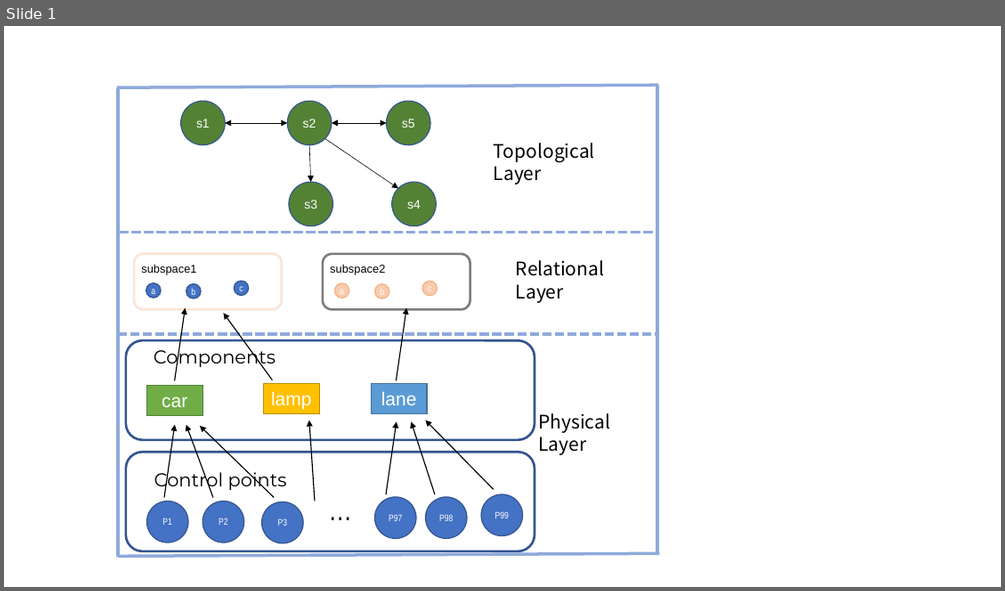
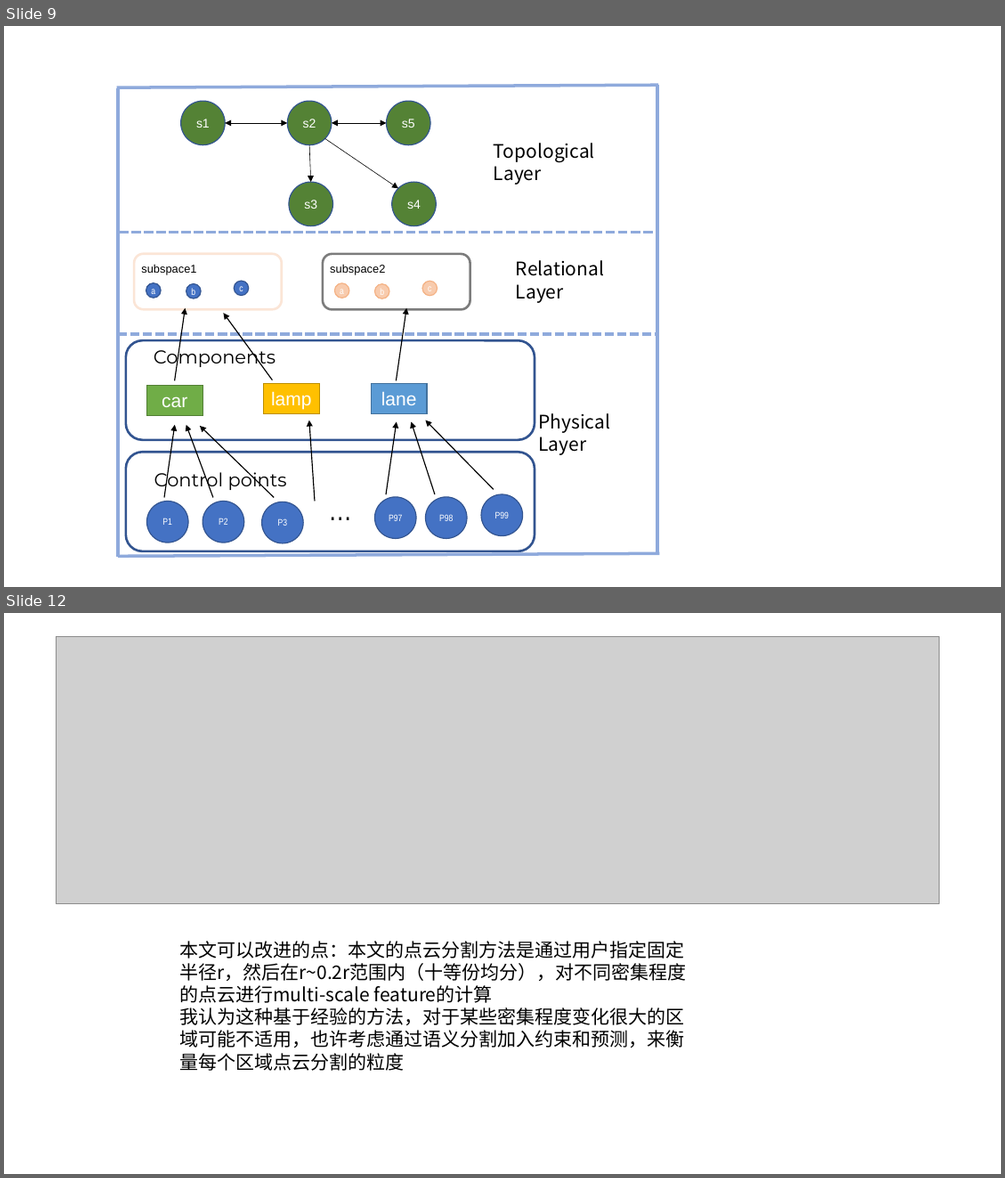
Before and after one commit to Kyrie11/hierarchicalMap, a slide deck: images.pptx. Shown one above the other, each under a label of ours: slide 1 before the commit, slides 9 and 12 after it; the slides between them are not shown. The pictures are 1005x591 and 1005x1178 pixels, drawn with LibreOffice and Linux fonts; fonts in the diff are those of the drawing; grey boxes stand for pictures. Boxes give left, top, right and bottom in pixels: in the first picture for what was removed or moved away, otherwise in the second. Text is boxed around its words. In the diff, an @@ line names an element or a change of style, - is before the commit and + after.

```diff
--- a/images.pptx
+++ b/images.pptx
@@ slide 12 added at (x1=4, y1=613, x2=1001, y2=1174), background #FFFFFF @@
@@ picture added at (x1=56, y1=637, x2=938, y2=904) @@
@@ text added at (x1=180, y1=941, x2=687, y2=1070), 18 pt, text #000000 @@
+本文可以改进的点：本文的点云分割方法是通过用户指定固定半径r，然后在r~0.2r范围内（十等份均分），对不同密集程度的点云进行multi-scale feature的计算
+我认为这种基于经验的方法，对于某些密集程度变化很大的区域可能不适用，也许考虑通过语义分割加入约束和预测，来衡量每个区域点云分割的粒度
@@ what was slide 1 is now slide 9 @@
```
Also in this commit, not shown: 1 slide changed, 16 other slides added, 2 other files.
